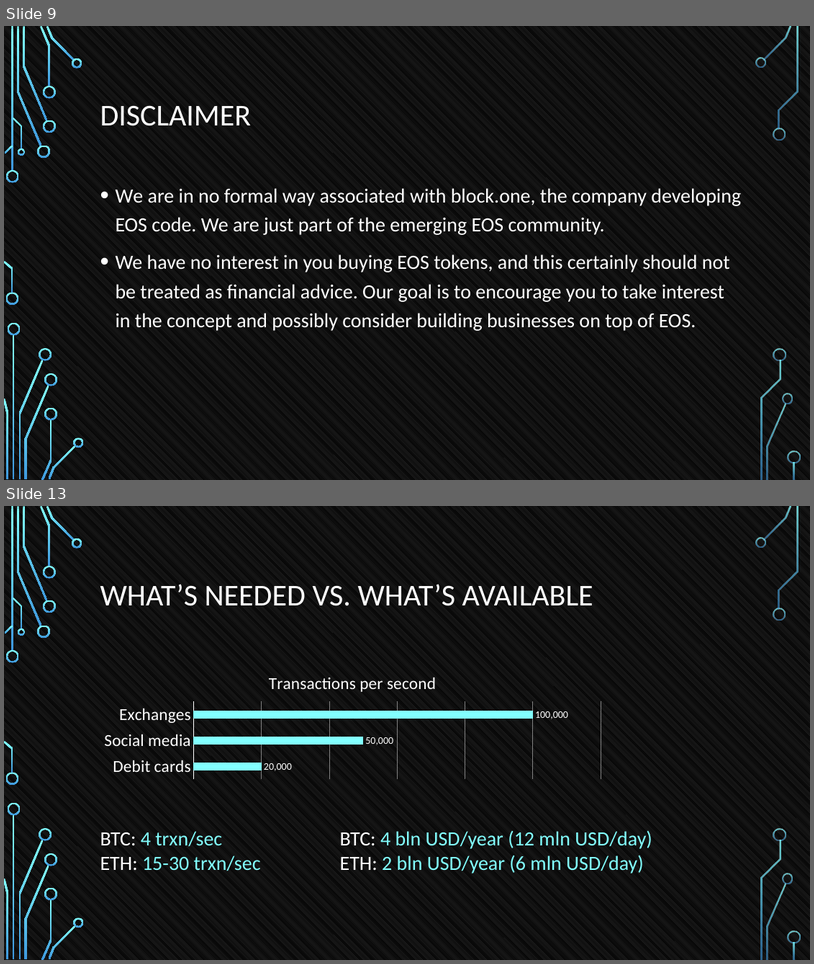
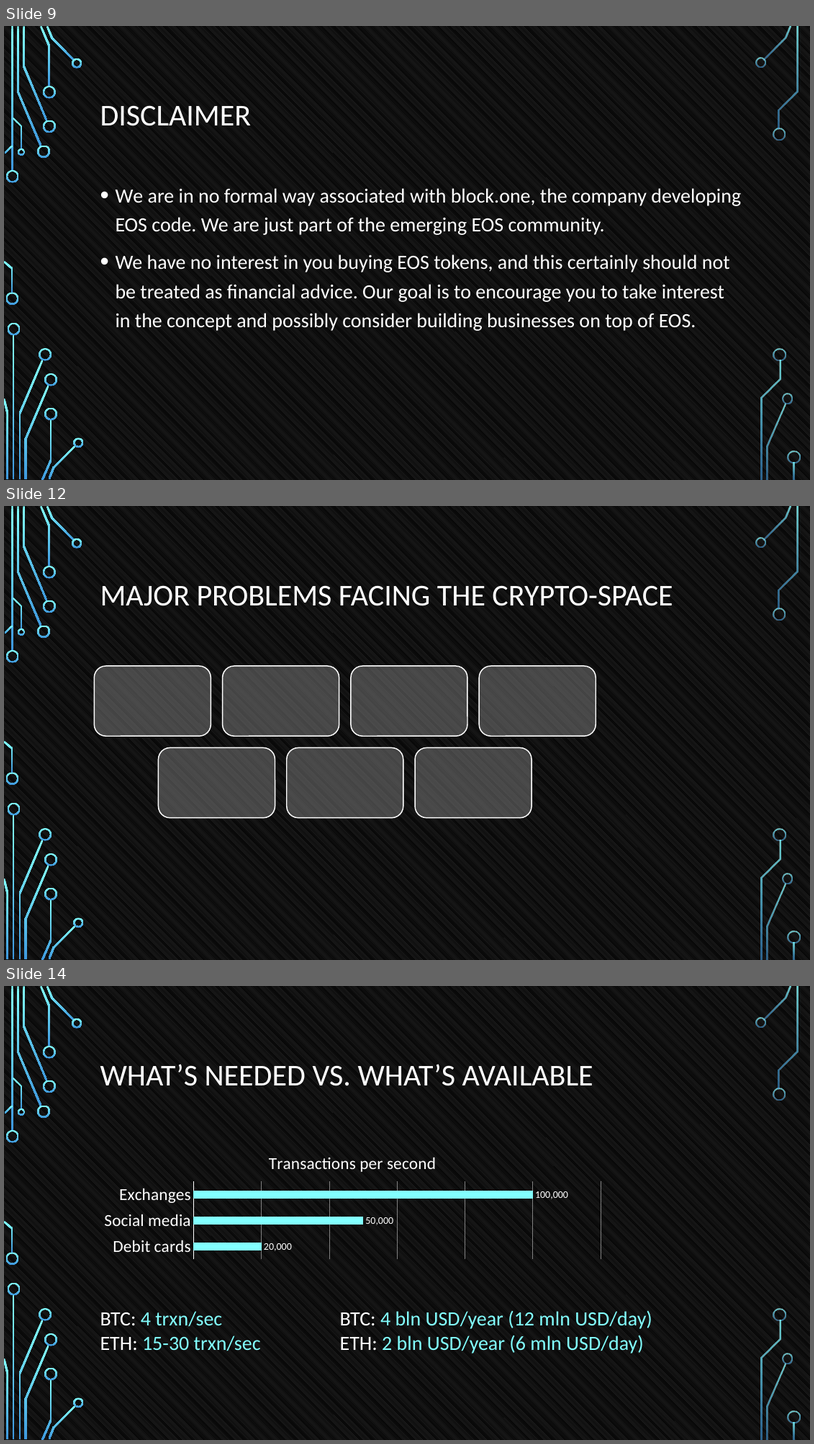
Before and after one commit to tokenika/tokenika.github.io, a slide deck: WarsawBlock(3).pptx. Shown one above the other, each under a label of ours: slides 9 and 13 before the commit, slides 9, 12 and 14 after it; the slides between them are not shown. The pictures are 814x964 and 814x1444 pixels, drawn with LibreOffice and Linux fonts; fonts in the diff are those of the drawing; background and template pictures are left out. Boxes give left, top, right and bottom in pixels: in the first picture for what was removed or moved away, otherwise in the second. Text is boxed around its words. In the diff, an @@ line names an element or a change of style, - is before the commit and + after.

```diff
--- a/WarsawBlock(3).pptx
+++ b/WarsawBlock(3).pptx
@@ slide 12 added at bbox=[4, 506, 810, 960], background pattern #595959 on #000000; not listed: 36 template elements that a slide beside it also shows @@
@@ title added at bbox=[100, 585, 673, 606], 36 pt, text #FFFFFF @@
+MAJOR PROBLEMS FACING THE CRYPTO-SPACE
@@ group added at bbox=[94, 666, 597, 818]: 7 rounded rectangles @@
@@ what was slide 13 is now slide 14 @@
```
Also in this commit, not shown: 22 slides changed, 4 other files.
